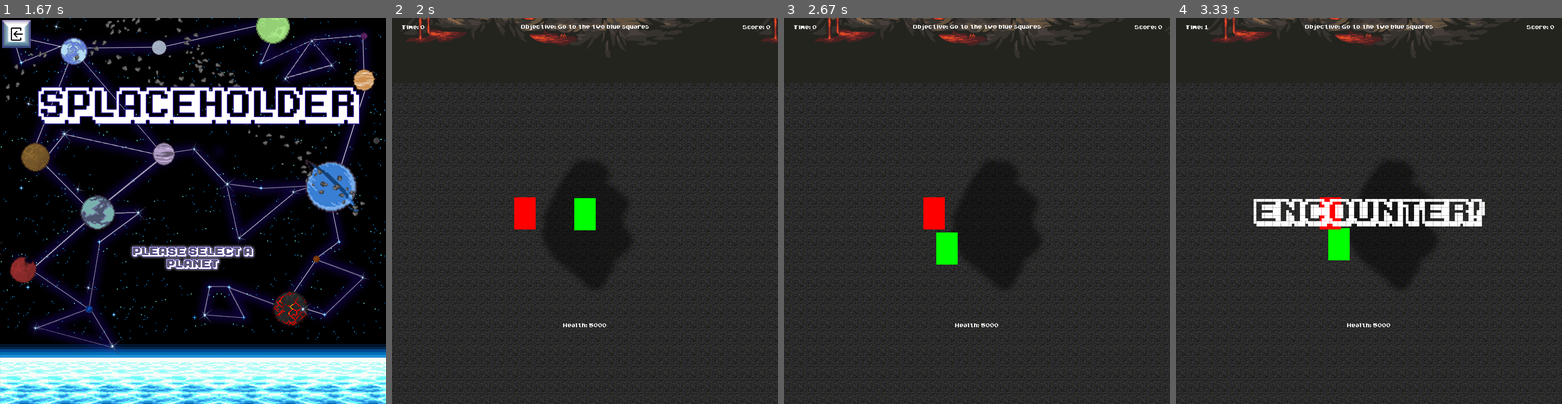
Above: before the commit, frames 1-4 (left to right).
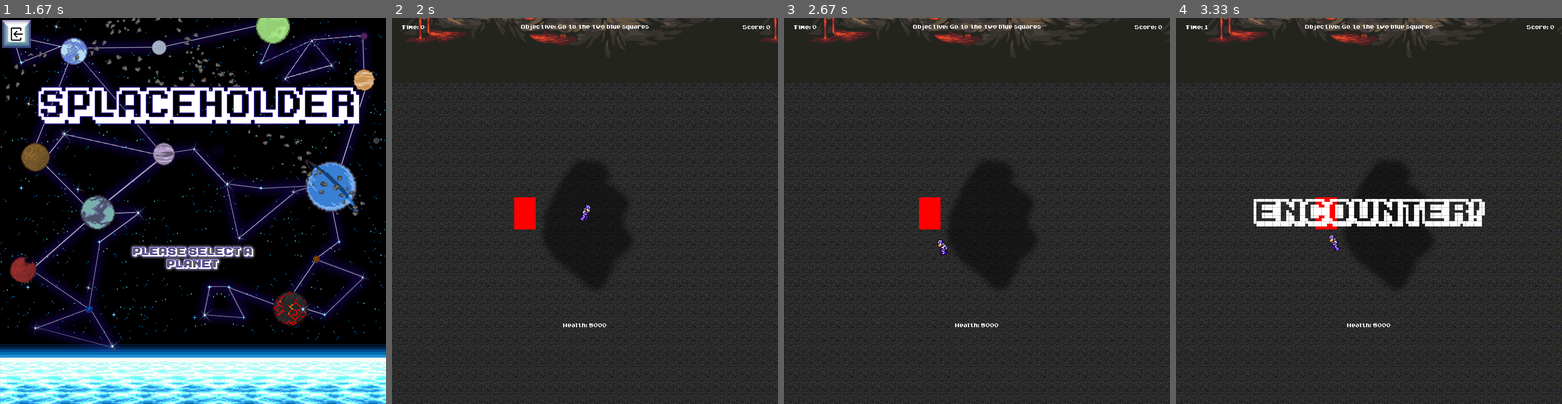
Above: after the commit, the same moments.

Repository: Errox/DickButt
Game: pygame game, started from main.py
Two runs of this game, one before a commit and one after it. Both use one fixed random seed, a clock stepped at 60 frames per second and the inputs below.
Inputs (mouse positions are in pixels of both pictures, inside the frame that each line leads up to):
- Up to frame 1 (1.67 s): hold Left 0.33-0.87 s; click (193, 268) at 1.03 s; click (200, 195) at 1.37 s
- Up to frame 2 (2 s): click (681, 307) at 1.73 s; hold Down from 1.97 s (still down)
- Up to frame 3 (2.67 s): move the mouse to (884, 214) at 2 s; release Down at 2.27 s; hold Left from 2.3 s (still down)
- Up to frame 4 (3.33 s): release Left at 2.7 s; hold Up 2.73-3.1 s; hold Right from 3.13 s (still down)

Frame 1 is identical in both runs. In frame 2, 0.5% of the frame differs, in the area x 47-53%, y 46-55%; in frame 3, 34%, in the area x 0-100%, y 0-100%; in frame 4, 34%.

Commit message:
Main Character sprite
For now I used the purple sprite.
Includes all running and standing files (not jumping) facing left and right. Also made it work ingame

Diff:
--- a/SpaceBound.py
+++ b/SpaceBound.py
@@ -13,7 +13,32 @@
     clock = pygame.time.Clock()
     gameDisplay = pygame.display.set_mode((display_width, display_height))
     pygame.display.set_caption('SpaceBound')
+#   IMAGES
     Backgroundimg = pygame.image.load('resource/images/SpaceBound/Background_SpaceBound.gif')
+
+    MC_Stance_1R = pygame.image.load('resource/images/SpaceBound/Character/Right/Character_Stance_1_R.png')
+    MC_Stance_2R = pygame.image.load('resource/images/SpaceBound/Character/Right/Character_Stance_2_R.png')
+    MC_run_1R = pygame.image.load('resource/images/SpaceBound/Character/Right/Char_run_1_R.png')
+    MC_run_2R = pygame.image.load('resource/images/SpaceBound/Character/Right/Char_run_2_R.png')
+    MC_run_3R = pygame.image.load('resource/images/SpaceBound/Character/Right/Char_run_3_R.png')
+    MC_run_4R = pygame.image.load('resource/images/SpaceBound/Character/Right/Char_run_4_R.png')
+    MC_run_5R = pygame.image.load('resource/images/SpaceBound/Character/Right/Char_run_5_R.png')
+    MC_run_6R = pygame.image.load('resource/images/SpaceBound/Character/Right/Char_run_6_R.png')
+    MC_run_7R = pygame.image.load('resource/images/SpaceBound/Character/Right/Char_run_7_R.png')
+    MC_run_8R = pygame.image.load('resource/images/SpaceBound/Character/Right/Char_run_8_R.png')
+    MC_run_9R = pygame.image.load('resource/images/SpaceBound/Character/Right/Char_run_9_R.png')
+
+    MC_Stance_1l = pygame.image.load('resource/images/SpaceBound/Character/Left/Character_Stance_1_l.png')
+    MC_Stance_2l = pygame.image.load('resource/images/SpaceBound/Character/left/Character_Stance_2_l.png')
+    MC_run_1l = pygame.image.load('resource/images/SpaceBound/Character/left/Char_run_1_l.png')
+    MC_run_2l = pygame.image.load('resource/images/SpaceBound/Character/left/Char_run_2_l.png')
+    MC_run_3l = pygame.image.load('resource/images/SpaceBound/Character/left/Char_run_3_l.png')
+    MC_run_4l = pygame.image.load('resource/images/SpaceBound/Character/left/Char_run_4_l.png')
+    MC_run_5l = pygame.image.load('resource/images/SpaceBound/Character/left/Char_run_5_l.png')
+    MC_run_6l = pygame.image.load('resource/images/SpaceBound/Character/left/Char_run_6_l.png')
+    MC_run_7l = pygame.image.load('resource/images/SpaceBound/Character/left/Char_run_7_l.png')
+    MC_run_8l = pygame.image.load('resource/images/SpaceBound/Character/left/Char_run_8_l.png')
+    MC_run_9l = pygame.image.load('resource/images/SpaceBound/Character/left/Char_run_9_l.png')
 #   Colours!
     black = (0,0,0)
     white = (255,255,255)
@@ -35,10 +60,101 @@
             self.rect = pygame.Rect(self.x, self.y, self.w, self.h)
             self.kills = 0
             self.count = 0
+            self.sprite = True
+            self.run = 1
+            self.timer = 0
+            self.running = False
+            self.direction = "right"
 
         def draw_char(self):
-            pygame.draw.rect(gameDisplay, green, [self.x,self.y,self.w,self.h])
             self.rect = pygame.Rect(self.x, self.y, self.w, self.h)
+            if not self.running:
+                if self.direction == "right":
+                    if self.sprite:
+                        gameDisplay.blit(MC_Stance_1R, (self.x,self.y))
+                        self.timer += 1
+                        if self.timer == 10:
+                            self.sprite = False
+                    else:
+                        gameDisplay.blit(MC_Stance_2R, (self.x,self.y))
+                        self.timer -= 1
+                        if self.timer == 0:
+                            self.sprite = True
+                if self.direction == "left":
+                    if self.sprite:
+                        gameDisplay.blit(MC_Stance_1l, (self.x,self.y))
+                        self.timer += 1
+                        if self.timer == 10:
+                            self.sprite = False
+                    else:
+                        gameDisplay.blit(MC_Stance_2l, (self.x,self.y))
+                        self.timer -= 1
+                        if self.timer == 0:
+                            self.sprite = True
+            else:
+                if self.direction == "right":
+                    if self.run >= 0 and self.run < 5:
+                        gameDisplay.blit(MC_run_1R, (self.x,self.y))
+                        self.run += 1
+                    if self.run >= 5 and self.run < 10:
+                        gameDisplay.blit(MC_run_2R, (self.x,self.y))
+                        self.run += 1
+                    if self.run >= 10 and self.run < 15:
+                        gameDisplay.blit(MC_run_3R, (self.x,self.y))
+                        self.run += 1
+                    if self.run >= 15 and self.run < 20:
+                        gameDisplay.blit(MC_run_4R, (self.x,self.y))
+                        self.run += 1
+                    if self.run >= 20 and self.run < 25:
+                        gameDisplay.blit(MC_run_5R, (self.x,self.y))
+                        self.run += 1
+                    if self.run >= 25 and self.run < 30:
+                        gameDisplay.blit(MC_run_6R, (self.x,self.y))
+                        self.run += 1
+                    if self.run >= 30 and self.run < 35:
+                        gameDisplay.blit(MC_run_7R, (self.x,self.y))
+                        self.run += 1
+                    if self.run >= 35 and self.run < 40:
+                        gameDisplay.blit(MC_run_8R, (self.x,self.y))
+                        self.run += 1
+                    if self.run >= 40 and self.run < 45:
+                        gameDisplay.blit(MC_run_9R, (self.x,self.y))
+                        self.run += 1
+                    if self.run == 45:
+                        self.run = 0
+                if self.direction == "left":
+                    if self.run >= 0 and self.run < 5:
+                        gameDisplay.blit(MC_run_1l, (self.x,self.y))
+                        self.run += 1
+                    if self.run >= 5 and self.run < 10:
+                        gameDisplay.blit(MC_run_2l, (self.x,self.y))
+                        self.run += 1
+                    if self.run >= 10 and self.run < 15:
+                        gameDisplay.blit(MC_run_3l, (self.x,self.y))
+                        self.run += 1
+                    if self.run >= 15 and self.run < 20:
+                        gameDisplay.blit(MC_run_4l, (self.x,self.y))
+                        self.run += 1
+                    if self.run >= 20 and self.run < 25:
+                        gameDisplay.blit(MC_run_5l, (self.x,self.y))
+                        self.run += 1
+                    if self.run >= 25 and self.run < 30:
+                        gameDisplay.blit(MC_run_6l, (self.x,self.y))
+                        self.run += 1
+                    if self.run >= 30 and self.run < 35:
+                        gameDisplay.blit(MC_run_7l, (self.x,self.y))
+                        self.run += 1
+                    if self.run >= 35 and self.run < 40:
+                        gameDisplay.blit(MC_run_8l, (self.x,self.y))
+                        self.run += 1
+                    if self.run >= 40 and self.run < 45:
+                        gameDisplay.blit(MC_run_9l, (self.x,self.y))
+                        self.run += 1
+                    if self.run == 45:
+                        self.run = 0
+                print(self.run)
+
+
 
         def scoring(self):
             scores = 100 * self.kills + self.count
@@ -399,10 +515,13 @@
                     SBleft = -10
                     if SBMainChar.x < 0:
                         SBleft = 0
-                    SBMainChar.x += SBleft
                     if SBMainChar.x < SBMainChar.w + 300:
                         if Background.x < -5:
                             moveworld("left", 10)
+                    SBMainChar.x += SBleft
+                    SBMainChar.direction = "left"
+                else:
+                    SBleft = 0
             #   Move right
                 if pygame.key.get_pressed()[pygame.K_RIGHT]:
                     SBright = 10
@@ -412,6 +531,9 @@
                         if Background.x > -1795:
                             moveworld("right", 10)
                     SBMainChar.x += SBright
+                    SBMainChar.direction = "right"
+                else:
+                    SBright = 0
             #   Move up
                 if pygame.key.get_pressed()[pygame.K_UP]:
                     SBup = -10
@@ -423,6 +545,8 @@
                         if Background.y < -10:
                             moveworld("up", 10)
                     SBMainChar.y += SBup
+                else:
+                    SBup = 0
             #   Move Down
                 if pygame.key.get_pressed()[pygame.K_DOWN]:
                     SBdown = 10
@@ -434,7 +558,13 @@
                         if Background.y > -1480:
                             moveworld("down", 10)
                     SBMainChar.y += SBdown
-
+                else:
+                    SBdown = 0
+            #   Are you walking?
+                if SBup != 0 or SBdown != 0 or SBright != 0 or SBleft != 0:
+                    SBMainChar.running = True
+                else:
+                    SBMainChar.running = False
             #   Enemy Movement
                 if SBenemy1.alive:
                     if pygame.sprite.collide_circle(SBenemy1, SBMainChar):
Binary file added: resource/images/SpaceBound/Character/Left/Char_run_1_L.png
Binary file added: resource/images/SpaceBound/Character/Left/Char_run_2_L.png
Binary file added: resource/images/SpaceBound/Character/Left/Char_run_3_L.png
Binary file added: resource/images/SpaceBound/Character/Left/Char_run_4_L.png
Binary file added: resource/images/SpaceBound/Character/Left/Char_run_5_L.png
Binary file added: resource/images/SpaceBound/Character/Left/Char_run_6_L.png
Binary file added: resource/images/SpaceBound/Character/Left/Char_run_7_L.png
Binary file added: resource/images/SpaceBound/Character/Left/Char_run_8_L.png
Binary file added: resource/images/SpaceBound/Character/Left/Char_run_9_L.png
Binary file added: resource/images/SpaceBound/Character/Left/Character_Stance_1_L.png
Binary file added: resource/images/SpaceBound/Character/Left/Character_Stance_2_L.png
Binary file added: resource/images/SpaceBound/Character/Right/Char_run_1_R.png
(and 10 more such lines)
